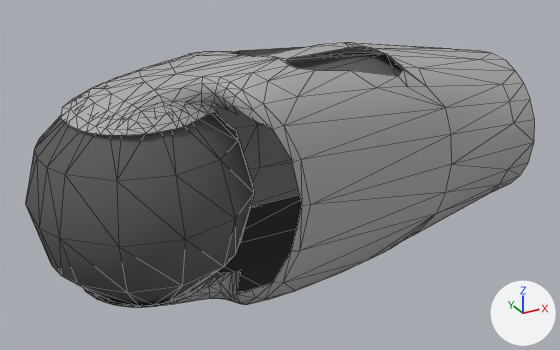
The COLLADA model src/resources/urdf/romeo/collision/LElbowYaw.dae, before and after one commit.
Before and after are seen from a 50 mm lens placed at (-0.0795, -0.2483, 0.119), pointed at (0.0577, 0.0012, -0.0058). The lights are fixed; the arrows at lower right show +X, +Y and +Z. Mesh edges are drawn as thin lines. Where no turn or scale is listed for an object, it has been applied to the vertices.

Names of what the first picture shows: 'LElbowYaw_1', 'LElbowYaw_2'.
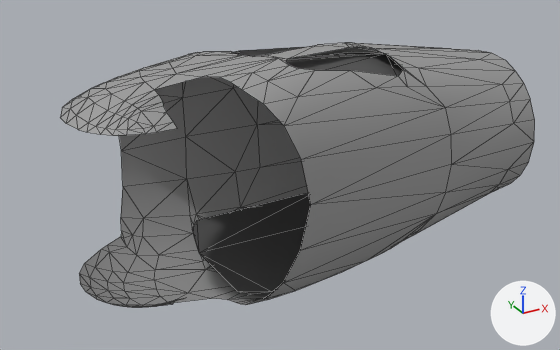
What changed in the scene script:
```text
Add mat_material_018_001_001:
    mat_material_018_001_001 = principled_material('Material_018_001_001')
    mat_material_018_001_001.base_color = (0.328, 0.328, 0.328)  # grey #9b9b9b
    mat_material_018_001_001.roughness = 0.61
Add mat_material_019_001_001:
    mat_material_019_001_001 = principled_material('Material_019_001_001')
    mat_material_019_001_001.base_color = (0.0786, 0.0786, 0.0786)  # dark grey #4f4f4f
    mat_material_019_001_001.roughness = 0.84
Change me_shapeindexedfaces_019_001:
    used by ob_lelbowyaw_2; location = (0.0, 0.0, 0.0)
    remove me_shapeindexedfaces_019_001.from_pydata(...)  # 108 vertices, 182 faces; spans x -0.0393..0.1067, y -0.0407..0.0407, z -0.0426..0.043
    add me_shapeindexedfaces_019_001.from_pydata(...)  # 26 vertices, 22 faces; spans x 0.0272..0.1067, y -0.0248..0.0327, z -0.0426..0.043
    me_shapeindexedfaces_019_001 part 1: the loose piece of 82 vertices spanning x -0.0393..0.0393, y -0.0407..0.0407, z -0.0393..0.0393 is deleted
    me_shapeindexedfaces_019_001 part 2: 22 faces spanning x 0.0272..0.1067, y -0.0248..0.0327, z -0.0426..0.043 switch from mat_material_019_001 (dark grey #585858) to mat_material_019_001_001 (dark grey #4f4f4f)
    me_shapeindexedfaces_019_001 part 3: the surface is now shaded flat
Change me_shapeindexedfaces_019_geometry_001:
    used by ob_lelbowyaw_1; location = (0.0, 0.0, 0.0)
    remove me_shapeindexedfaces_019_geometry_001.from_pydata(...)  # 391 vertices, 624 faces; spans x -0.025..0.162, y -0.038..0.045, z -0.045..0.045
    add me_shapeindexedfaces_019_geometry_001.from_pydata(...)  # 307 vertices, 459 faces; spans x -0.025..0.162, y -0.038..0.045, z -0.045..0.045
    me_shapeindexedfaces_019_geometry_001 part 4
    74 vertices are removed from x 0.006..0.045, y -0.038..-0.015, z -0.042..0.042
    148 faces are deleted
    me_shapeindexedfaces_019_geometry_001 part 5: 459 faces spanning x -0.025..0.162, y -0.038..0.045, z -0.045..0.045 switch from mat_material_018_001 (grey #ababab) to mat_material_018_001_001 (grey #9b9b9b)
```

Pixel boxes (x1, y1, x2, y2) of what changed, in the pictures (560 x 350 px):
'LElbowYaw_2', reshaped (44% narrower): before (25, 52, 403, 306); after (192, 52, 403, 294)
part 1 of me_shapeindexedfaces_019_001, deleted: before (25, 113, 254, 306)
part 2 of me_shapeindexedfaces_019_001, recoloured: before (217, 52, 402, 292); after (192, 52, 402, 294)
part 4 of me_shapeindexedfaces_019_geometry_001, deleted: before (155, 77, 311, 305)
part 5 of me_shapeindexedfaces_019_geometry_001, recoloured: (60, 43, 533, 307) in both
